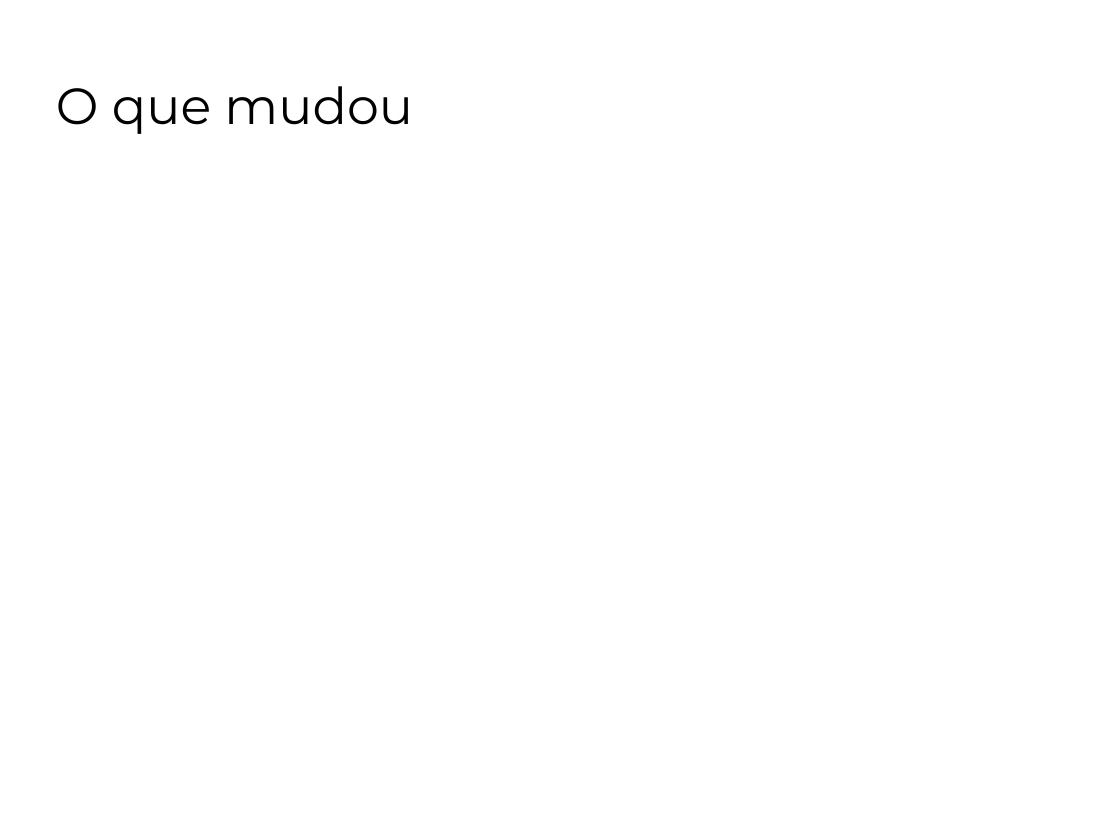
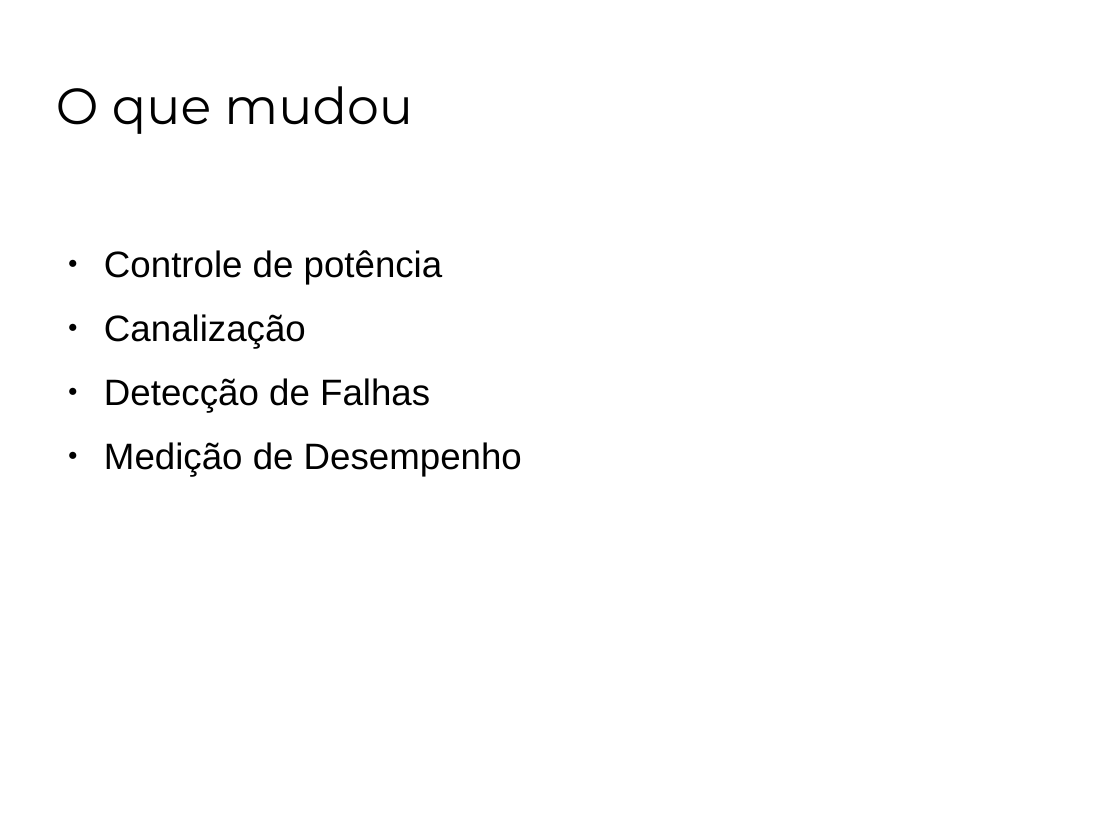
Before and after one commit to rzorzal/ADSL2, a slide deck: slide 6 of adsl2.odp (slide 3 before the commit). Drawn at 1120x840 pixels with LibreOffice and Linux fonts; fonts in the diff are those of the drawing; background and template pictures are left out. Boxes give left, top, right and bottom in pixels: in the first picture for what was removed or moved away, otherwise in the second. Text is boxed around its words. In the diff, an @@ line names an element or a change of style, - is before the commit and + after.

```diff
--- a/adsl2.odp
+++ b/adsl2.odp
@@ text added at <box>104,250,522,476</box>, 26 pt, text #000000 @@
+● Controle de potência
+● Canalização
+● Detecção de Falhas
+● Medição de Desempenho
```
Also in this commit, not shown: 3 other slides changed, 5 slides added, 1 slide removed, 3 other files.
